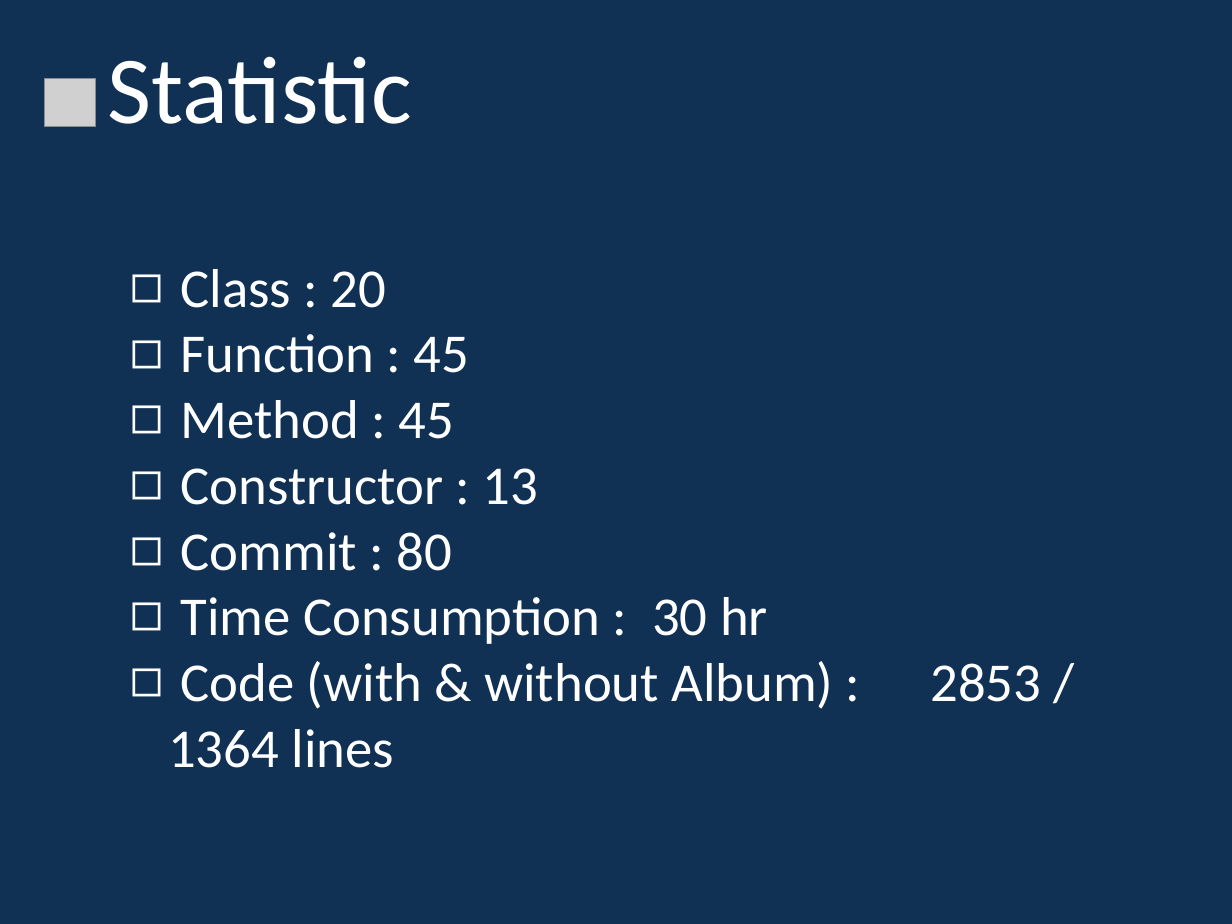
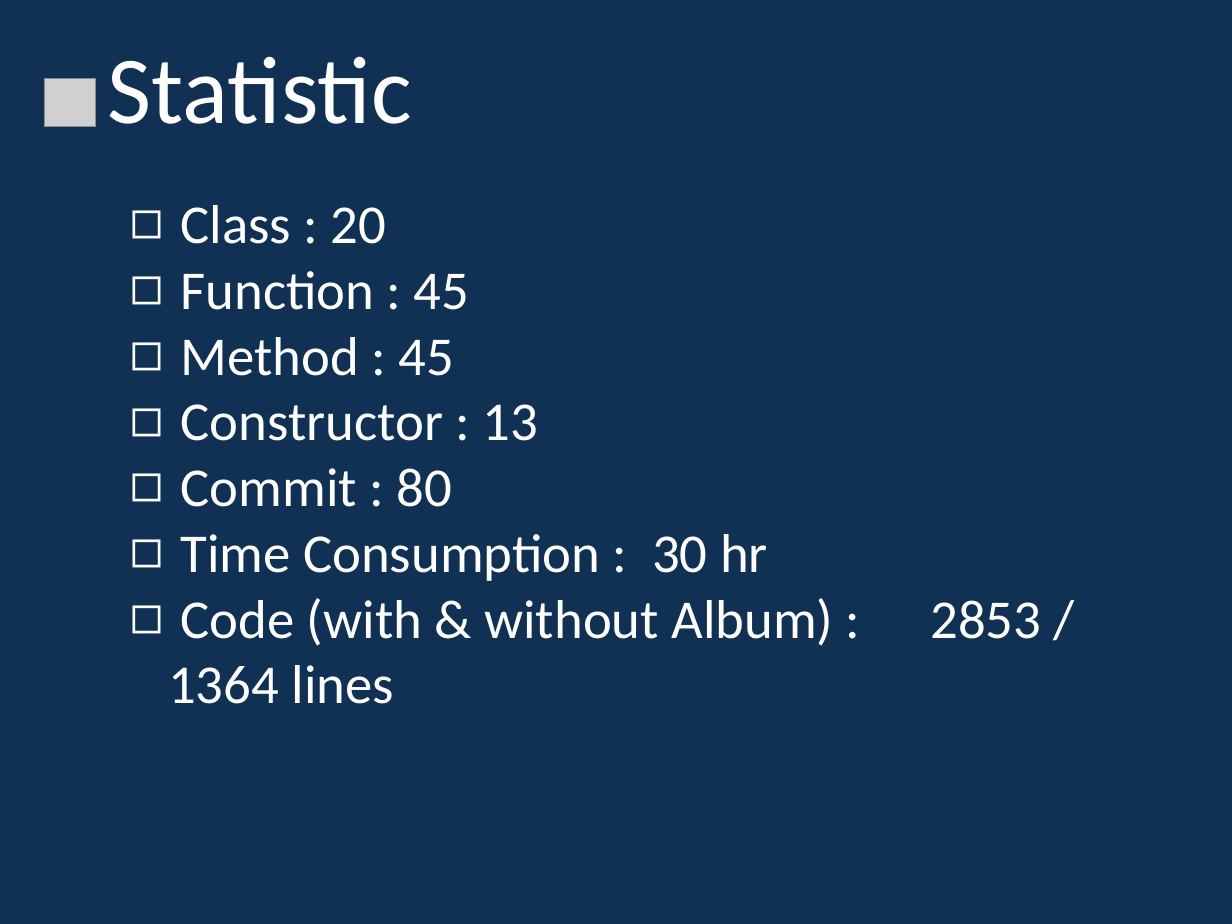
Before and after one commit to Tenyoku8478/The-Tank-War, a slide deck: slide 24 of 計概presentation.pptx. Drawn at 1232x924 pixels with LibreOffice and Linux fonts; fonts in the diff are those of the drawing; grey boxes stand for pictures; background and template pictures are left out. Boxes give left, top, right and bottom in pixels: in the first picture for what was removed or moved away, otherwise in the second. Text is boxed around its words. In the diff, an @@ line names an element or a change of style, - is before the commit and + after.

```diff
--- a/計概presentation.pptx
+++ b/計概presentation.pptx
@@ text "Class : 20": place and size @@
-text "Class : 20" at (168,269,833,768)
+text "Class : 20" at (168,205,833,704)
```
Also in this commit, not shown: 9 other slides changed, 1 slide added, 2 other files.
